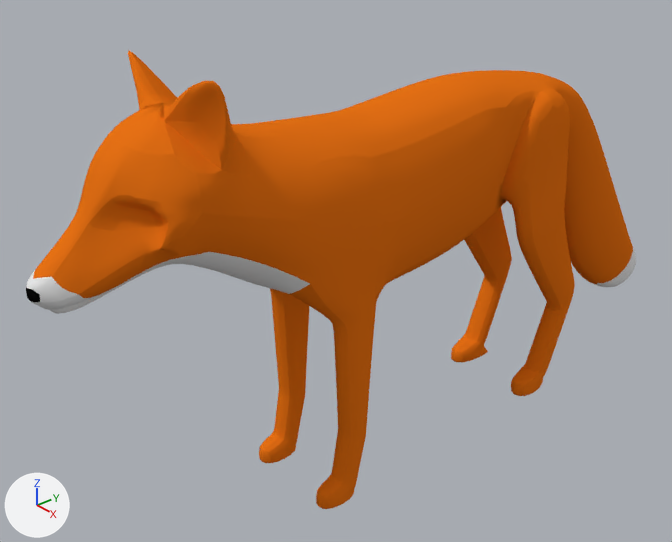
What one commit did to the Blender file characters/fox/fox.blend.
One viewpoint serves both versions: a 50 mm lens placed at (0.76, -0.786, 0.8), pointed at (-0.051, -0.079, 0.254). The axes (+X, +Y, +Z) are drawn at lower left. The lights are the same throughout.

In view in the first picture: 'body'.
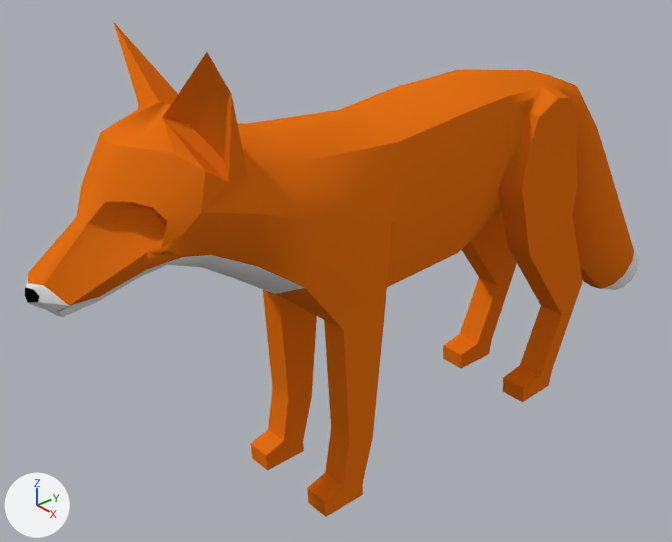
Where the change shows, as pixel boxes (x1, y1, x2, y2) in the pictures (672 x 542 px):
```json
{"object": "body", "change": "reshaped, modifiers changed", "before": [26, 50, 636, 509], "after": [25, 21, 639, 517], "on screen": "8% taller"}
{"part": 1, "of": "me_body", "change": "built on", "before": [454, 151, 532, 243], "after": [458, 153, 528, 252]}
```

Edits to the scene script, one JSON object a line:
```json
{"block": "me_body", "where": "# used by ob_body; location = (0.0, 0.0, 0.0)"}
{"op": "remove", "block": "me_body", "code": "me_body.from_pydata(...)  # 493 vertices, 578 faces; spans x -0.089..0.089, y -0.504..0.541, z 0.002..0.604"}
{"op": "add", "block": "me_body", "code": "me_body.from_pydata(...)  # 497 vertices, 584 faces; spans x -0.089..0.089, y -0.504..0.541, z 0.002..0.604"}
{"block": "me_body", "change": "me_body part 1"}
{"block": "me_body", "change": "10 faces are deleted"}
{"block": "me_body", "change": "4 vertices are added at (0.053, 0.105, 0.349), (-0.052, 0.106, 0.349), (-0.043, 0.134, 0.309), (0.045, 0.134, 0.31)"}
{"block": "me_body", "change": "16 new faces join them, mat_red (orange #e77116)"}
{"block": "ob_body", "where": "_m = ob_body.modifiers.new('Subsurf', 'SUBSURF')"}
{"op": "add", "block": "ob_body", "code": "_m.render_levels = 0"}
```
